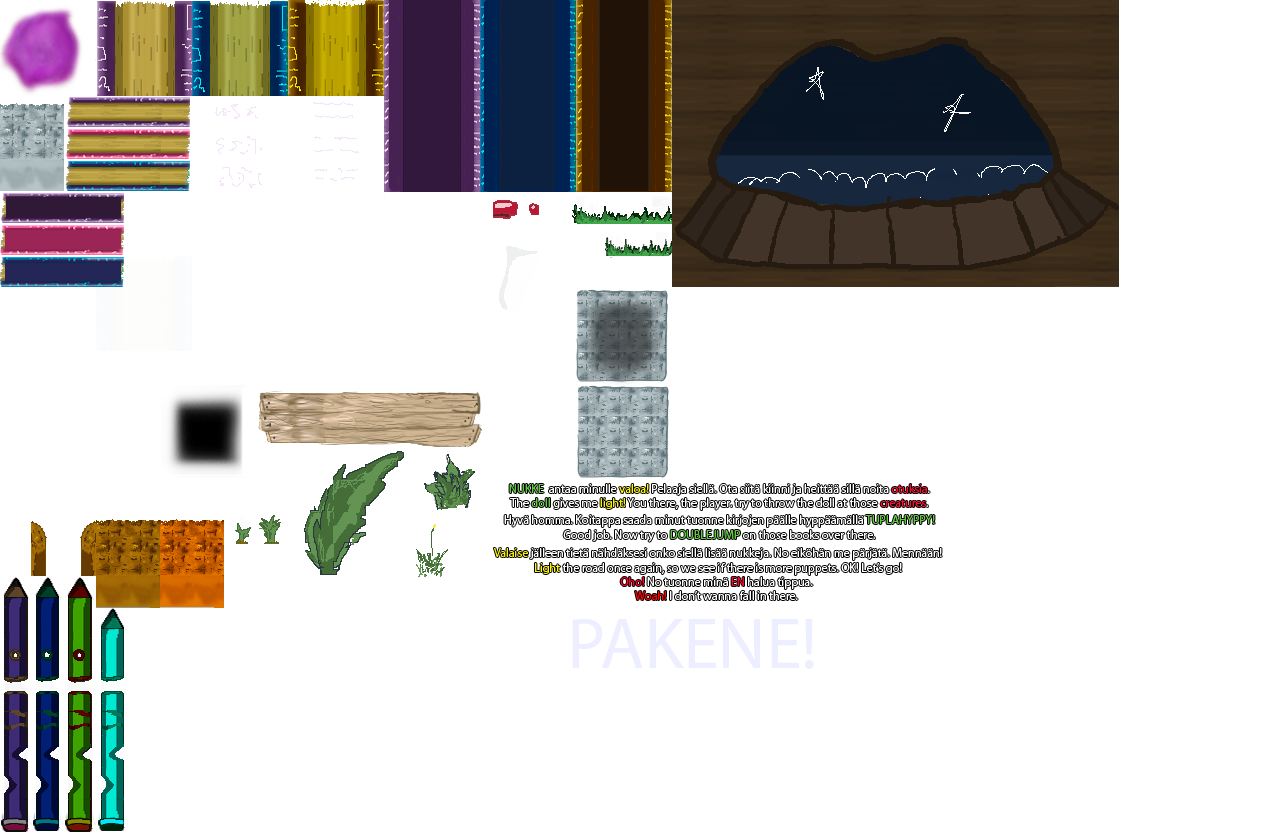
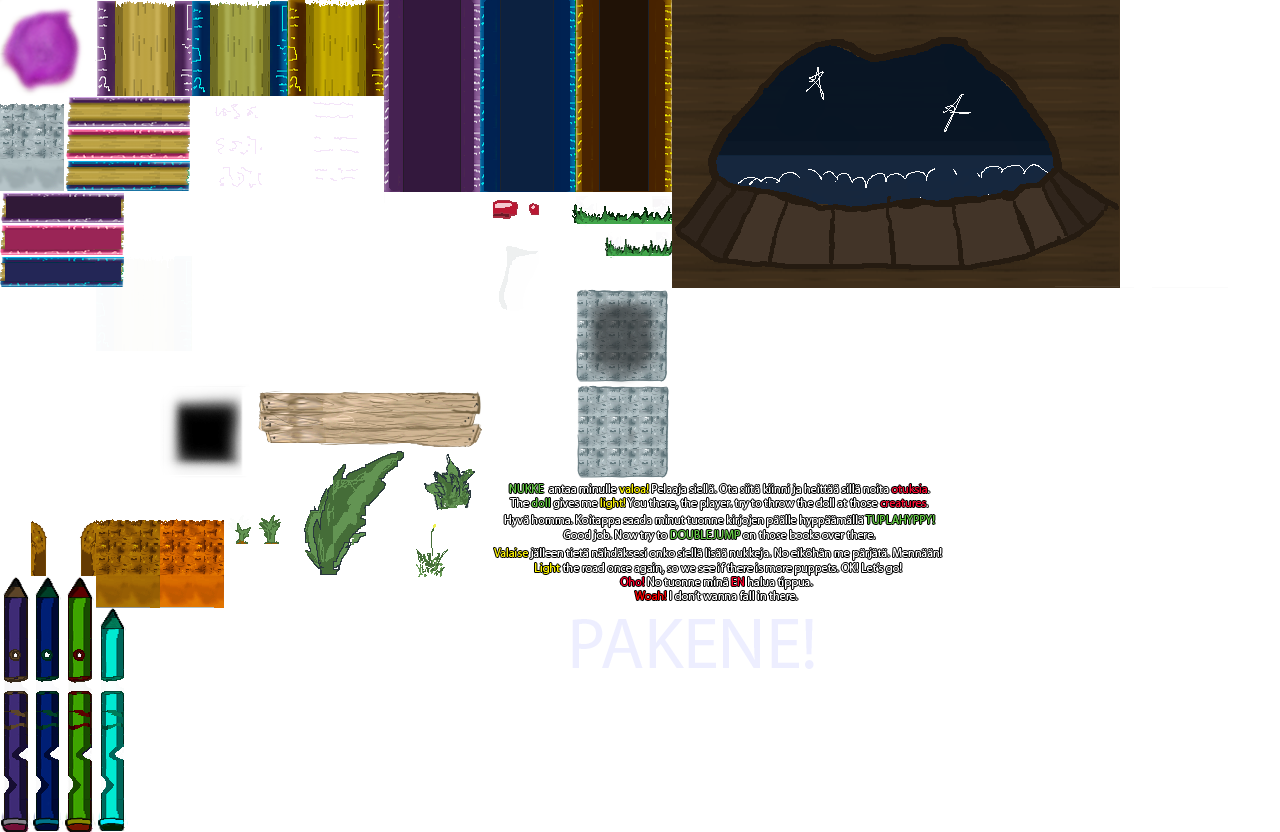
Layered file, before and after one edit (w=1280, h=832). Changes by layer:
painted on "Layer 30" over [672, 0, 1228, 288]
